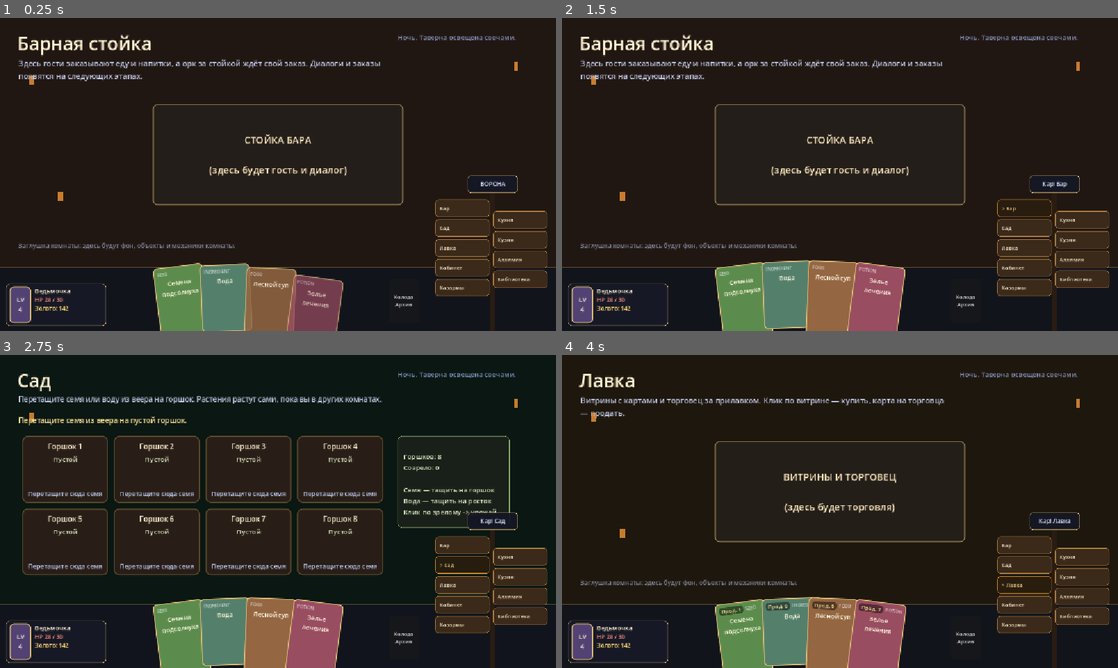
Above: before the commit, frames 1-4 (two rows, left to right).
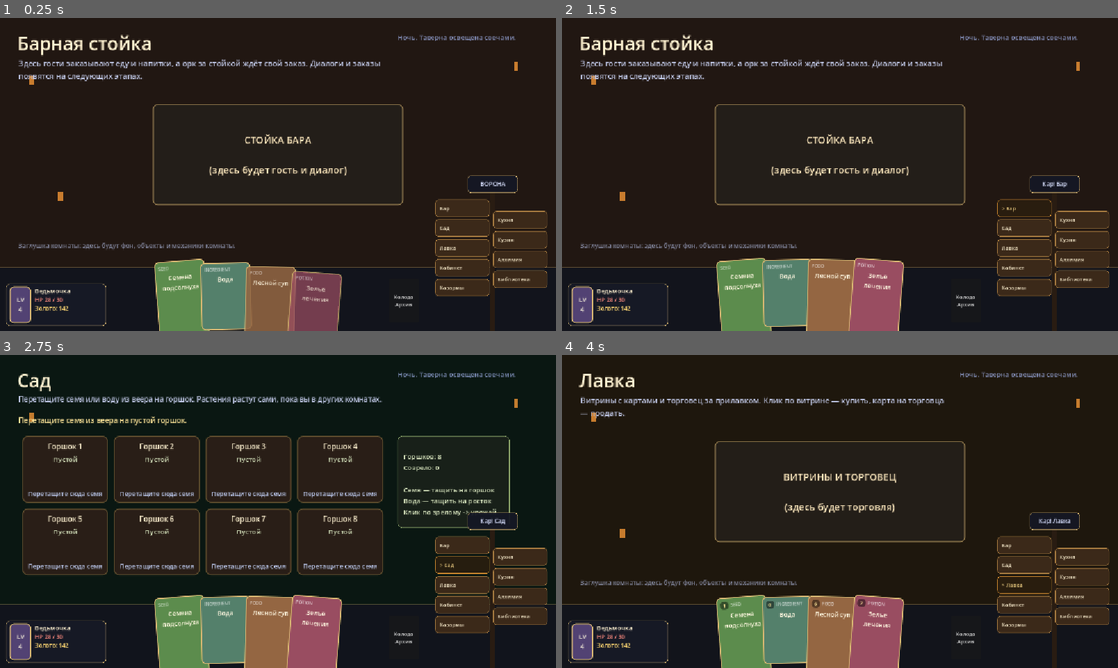
Above: after the commit, the same moments.

Repository: rust1722/eccg
Game: Godot game, scene res://scenes/main.tscn
Two runs of this game, one before a commit and one after it. Both use one fixed random seed, a clock stepped at 60 frames per second and the inputs below.
Inputs:
- Up to frame 1 (0.25 s): no input
- Up to frame 2 (1.5 s): click "Колода Архив" at 0.5 s; click "Закрыть" at 1.25 s
- Up to frame 3 (2.75 s): click "Сад" at 2 s
- Up to frame 4 (4 s): click "Бар" at 2.75 s; click "Лавка" at 3.5 s

The runs differ from the first frame. In frame 1, 1.5% of the frame differs, in the area x 27-62%, y 76-100%; in frame 2, 1.6%; in frame 3, 1.6%; in frame 4, 2.0%.

Commit message:
Sell tag is just a number; level the fan so cards stop looking short
- Price tag in the fan no longer says the sell prefix: it
  appears only in the Shop, so the bare number is understood
  as the sell price
- Fan layout: removed the per-step downward arc (up to +7px
  per card from centre). Far cards slid down until their
  bottoms left the screen, which made them look shorter
  than the rest. All cards now share one baseline; fanned
  look comes only from a gentler rotation (3 deg per step
  instead of 5)

Co-authored-by: arena-agent <297053741+arena-agent@users.noreply.github.com>

Diff:
--- a/scripts/ui/CardView.gd
+++ b/scripts/ui/CardView.gd
@@ -14,7 +14,7 @@
 enum PriceDisplay {
 	NONE, ## Цены не показывать (обычный вид карты)
 	BUY, ## «Куп. N» — полка Лавки
-	SELL, ## «Прод. N» — веер игрока, пока он в Лавке
+	SELL, ## Просто цифра цены продажи — веер игрока, пока он в Лавке
 }
 
 const TYPE_COLORS: Dictionary = {
@@ -120,7 +120,9 @@
 			_price_label.text = "Куп. %d" % card_data.buy_price
 			_price_label.visible = true
 		PriceDisplay.SELL:
-			_price_label.text = "Прод. %d" % card_data.sell_price
+			# Без подписи: ценник есть только в Лавке, игрок и так
+			# понимает, что цифра — цена продажи.
+			_price_label.text = "%d" % card_data.sell_price
 			_price_label.visible = true
 		_:
 			_price_label.visible = false
--- a/scripts/ui/HandUI.gd
+++ b/scripts/ui/HandUI.gd
@@ -104,7 +104,7 @@
 	return view
 
 
-## Ценник «Прод. N» в углу карт веера виден только в Лавке:
+## Ценник (просто цифра) в углу карт веера виден только в Лавке:
 ## там игрок продаёт карты из веера торговцу (DESIGN.md §4.4).
 func _fan_price_display() -> CardView.PriceDisplay:
 	if RoomManager.current_room_id == "shop":
@@ -136,15 +136,19 @@
 	if total > 1:
 		var usable_width := minf(FAN_WIDTH, size.x - 16.0)
 		spacing = minf(spacing, (usable_width - CARD_SIZE.x) / float(total - 1))
+	# Все карты стоят на ОДНОЙ высоте. Раньше боковые садились ниже
+	# «дугой» (до +7 px за шаг) и у дальних карт низ уезжал за край
+	# экрана — они выглядели короткими. Веерность теперь даёт только
+	# лёгкий поворот карт, без спуска.
 	return Vector2(
 		(size.x - view_size.x) * 0.5 + offset_from_center * spacing,
-		SETTLED_Y + absf(offset_from_center) * 7.0
+		SETTLED_Y
 	)
 
 
 func _layout_rotation(index: int, total: int) -> float:
 	var offset_from_center := float(index) - float(total - 1) * 0.5
-	return offset_from_center * 5.0
+	return offset_from_center * 3.0
 
 
 func _global_to_local(global_point: Vector2) -> Vector2:
Not shown, changed: docs/DESIGN.md
Not shown, changed: docs/STAGE_5.md
